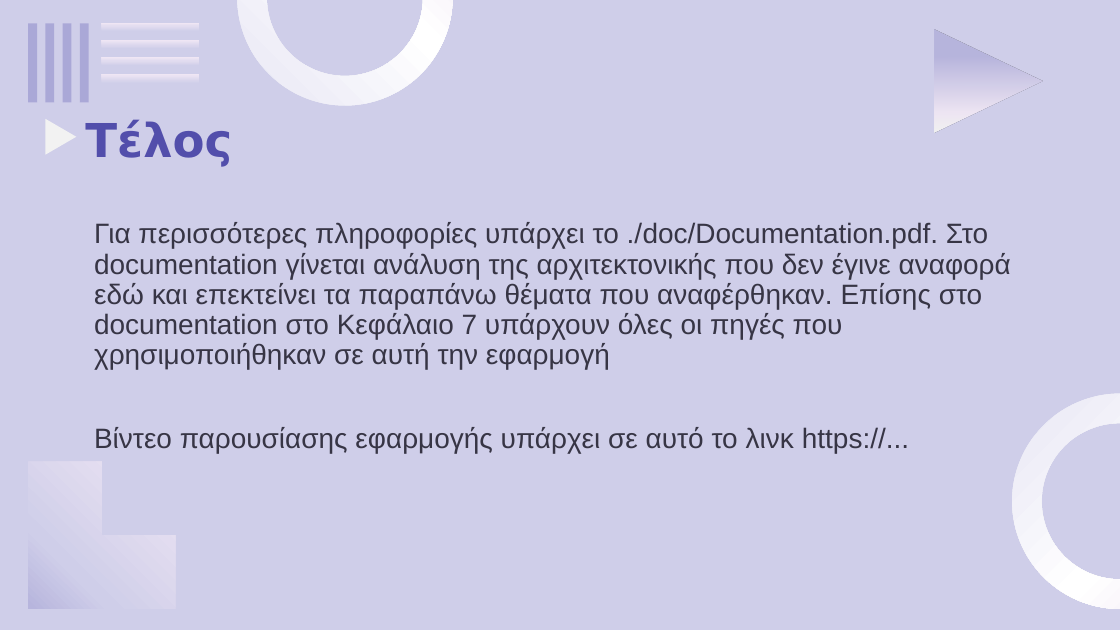
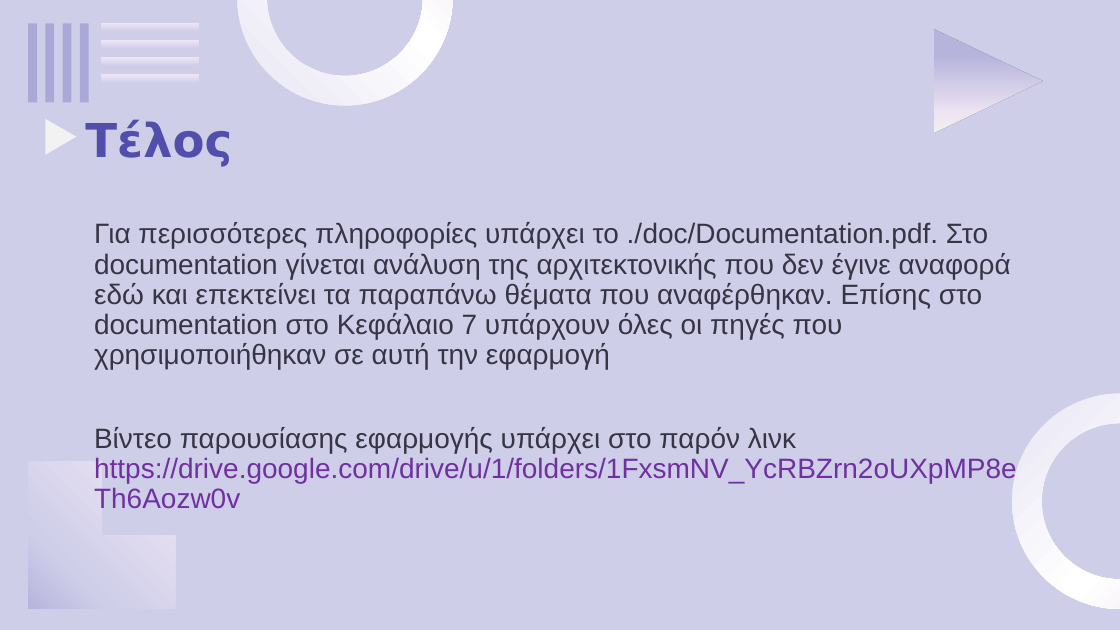
Before and after one commit to OGecgo/TheCatCult, a slide deck: slide 11 of doc/PowerPoint.pptx. Drawn at 1120x630 pixels with LibreOffice and Linux fonts; fonts in the diff are those of the drawing; background and template pictures are left out. Boxes give left, top, right and bottom in pixels: in the first picture for what was removed or moved away, otherwise in the second. Text is boxed around its words. In the diff, an @@ line names an element or a change of style, - is before the commit and + after.

```diff
--- a/doc/PowerPoint.pptx
+++ b/doc/PowerPoint.pptx
@@ text at (x1=94, y1=427, x2=1017, y2=483): text changed; text colour #373545 to #7030A0 @@
-Βίντεο παρουσίασης εφαρμογής υπάρχει σε αυτό το λινκ https://...
+Βίντεο παρουσίασης εφαρμογής υπάρχει στο παρόν λινκ https://drive.google.com/drive/u/1/folders/1FxsmNV_YcRBZrn2oUXpMP8eTh6Aozw0v
```
Also in this commit, not shown: 2 other files.
